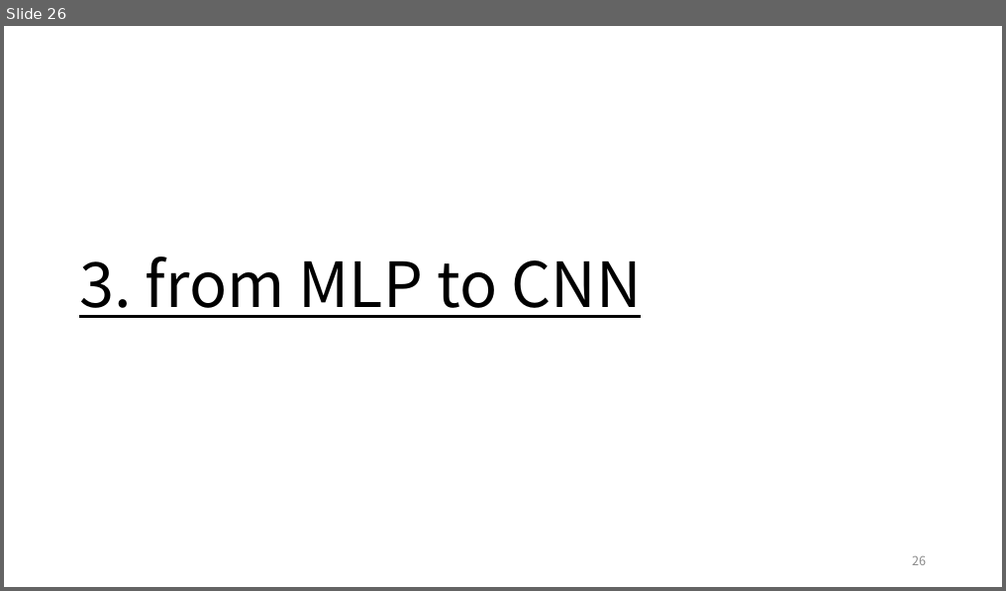
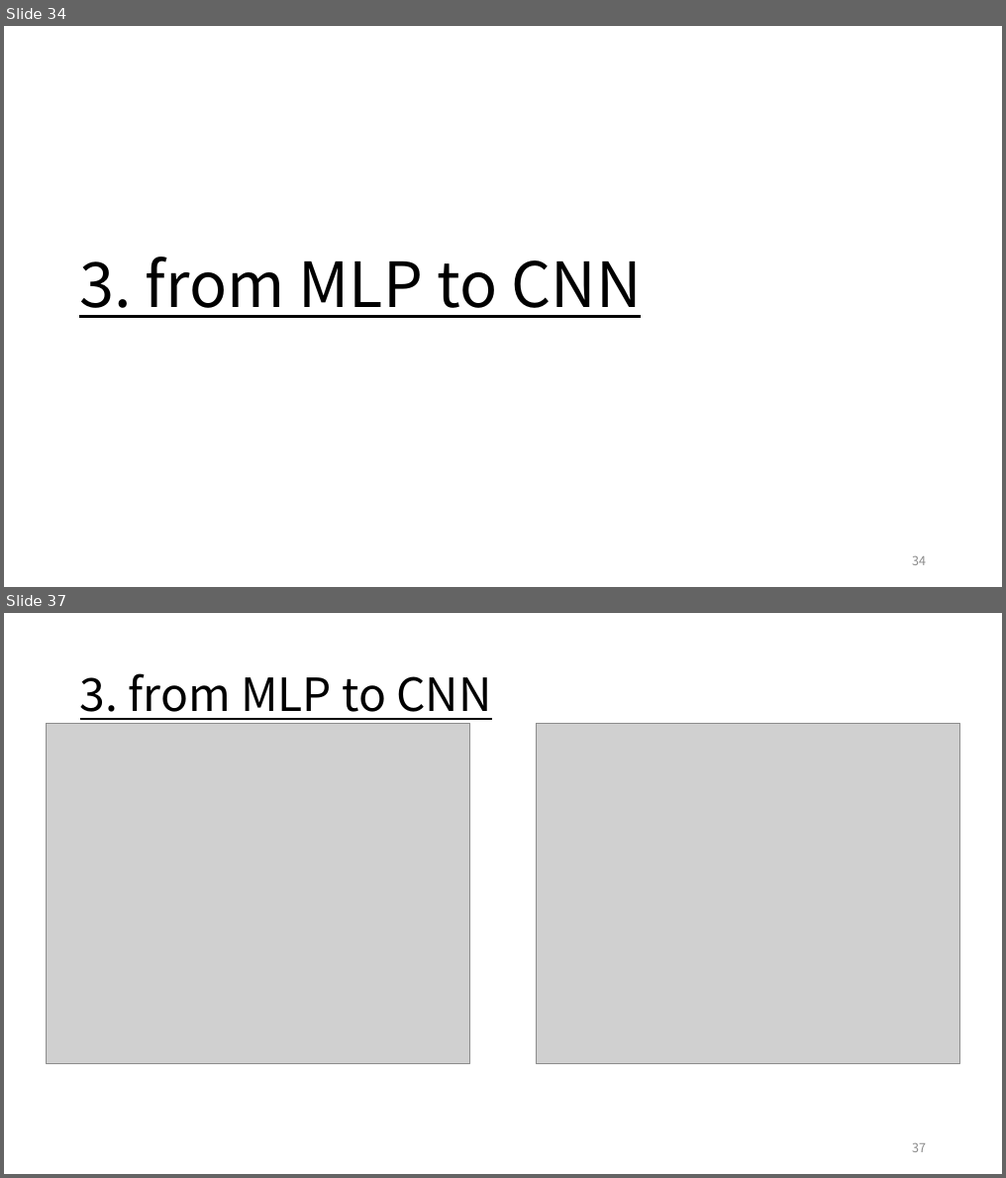
Before and after one commit to Jongbin-kr/DL_from_scratch, a slide deck: 밑바닥부터 딥러닝I.pptx. Shown one above the other, each under a label of ours: slide 26 before the commit, slides 34 and 37 after it; the slides between them are not shown. The pictures are 1006x591 and 1006x1178 pixels, drawn with LibreOffice and Linux fonts; fonts in the diff are those of the drawing; grey boxes stand for pictures. Boxes give left, top, right and bottom in pixels: in the first picture for what was removed or moved away, otherwise in the second. Text is boxed around its words. In the diff, an @@ line names an element or a change of style, - is before the commit and + after.

```diff
--- a/밑바닥부터 딥러닝I.pptx
+++ b/밑바닥부터 딥러닝I.pptx
@@ slide 37 added at <box>4,613,1002,1174</box>, background #FFFFFF @@
@@ title added at <box>80,673,492,720</box>, 44 pt, text #000000, underline @@
+3. from MLP to CNN
@@ picture added at <box>46,723,470,1063</box> @@
@@ picture added at <box>537,723,960,1063</box> @@
@@ page number added at <box>912,1144,926,1153</box>, 12 pt, text #8C8C8C @@
+37
@@ what was slide 26 is now slide 34 @@
@@ page number at <box>912,557,926,566</box>: text changed @@
-26
+34
```
Also in this commit, not shown: 15 slides changed, 14 other slides added, 2 slides removed, 6 other files.
